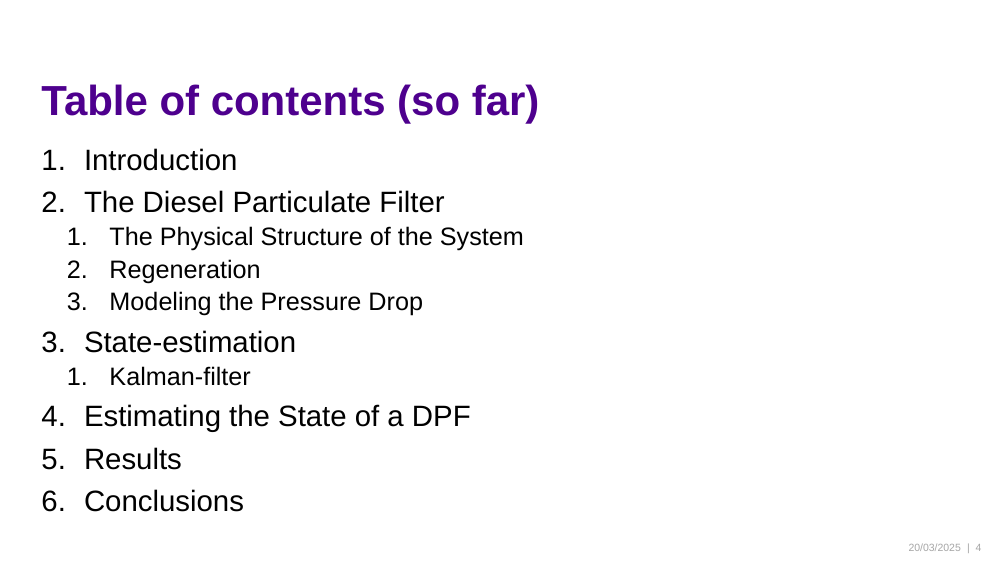
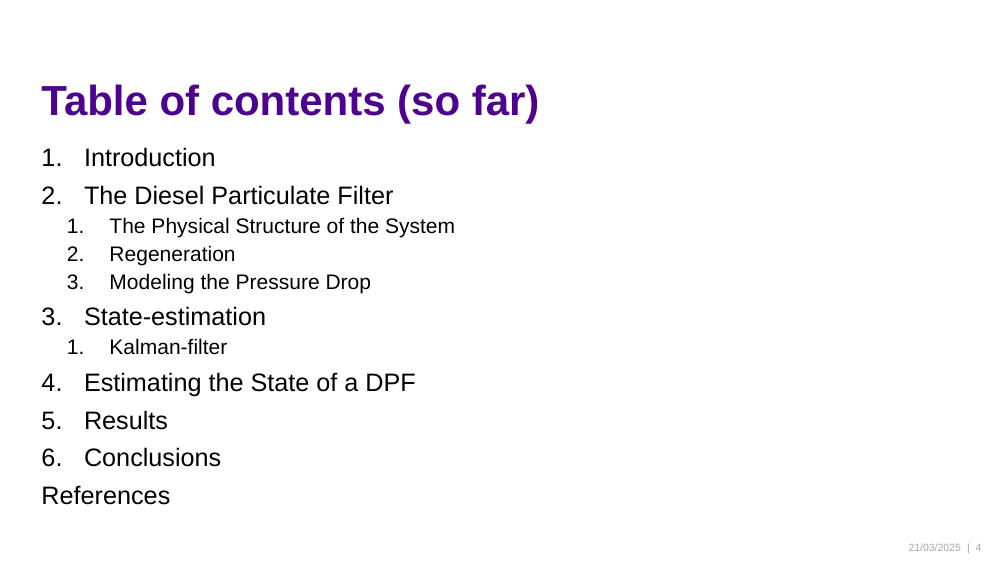
Before and after one commit to sheriffraato/diplomityo, a slide deck: slide 4 of Introduction21032025.pptx. Drawn at 1008x567 pixels with LibreOffice and Linux fonts; fonts in the diff are those of the drawing; background and template pictures are left out. Boxes give left, top, right and bottom in pixels: in the first picture for what was removed or moved away, otherwise in the second. Text is boxed around its words. In the diff, an @@ line names an element or a change of style, - is before the commit and + after.

Commit message:
more introduction

```diff
--- a/Introduction21032025.pptx
+++ b/Introduction21032025.pptx
@@ text at [84,147,455,467]: size 28 to 24 pt in "Introduction", "The Diesel Particulate Filter", "State-estimation", "Estimating the State of a DPF" and 2 more places; size 24 to 20 pt in "The Physical Structure of the System", "Regeneration", "Modeling the Pressure Drop", "Kalman-filter" @@
@@ text at [41,485,170,505]: paragraph added @@
+References
@@ text at [909,543,961,551]: text changed @@
-20/03/2025
+21/03/2025
```
Also in this commit, not shown: 3 other slides changed, 2 slides added, 5 other files.
